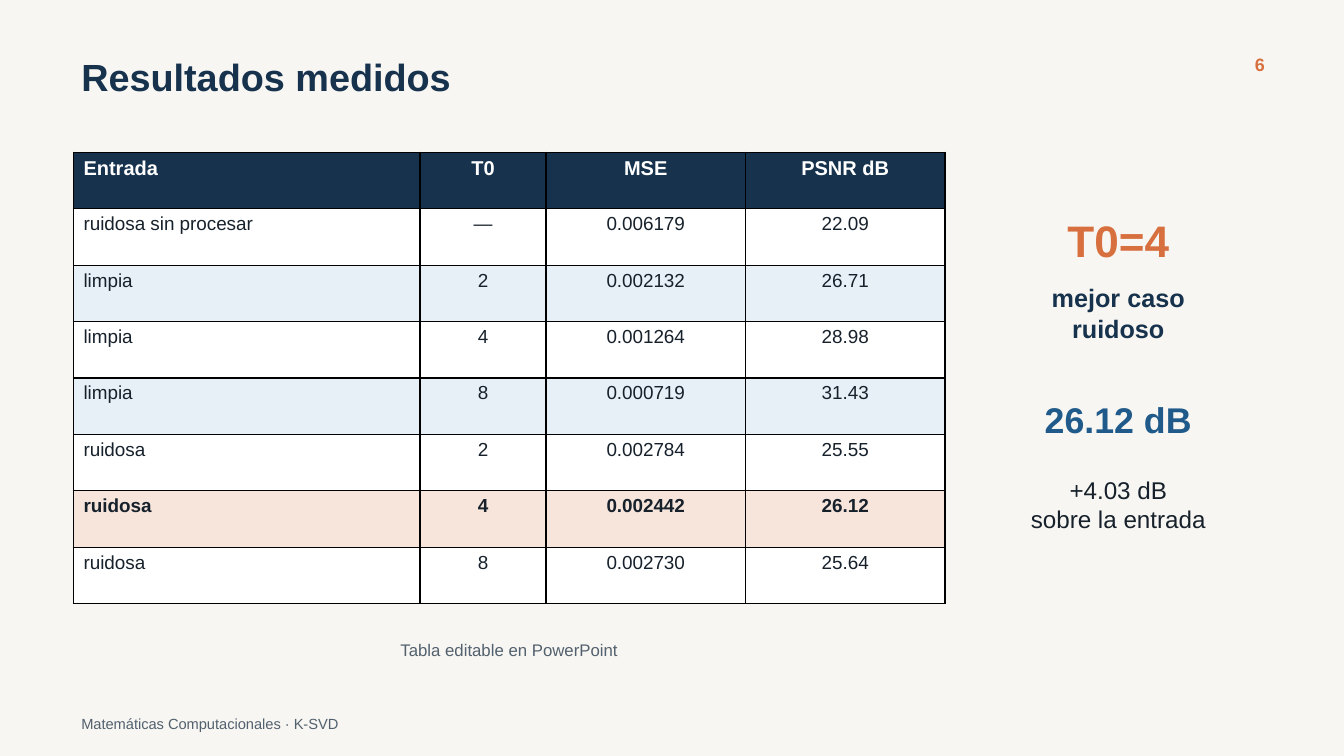
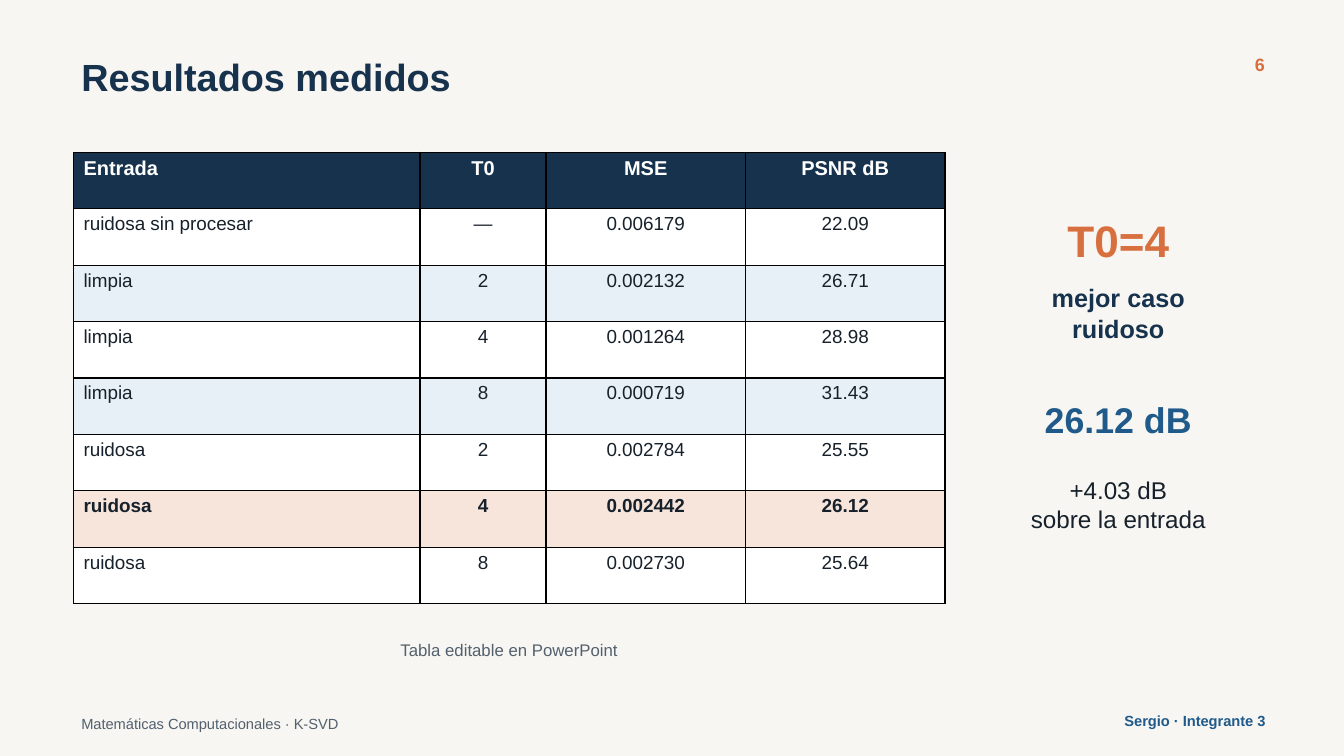
Before and after one commit to SarahVasquezM/ksvd-image-denoising, a slide deck: slide 6 of 04_final/presentacion_final.pptx. Drawn at 1344x756 pixels with LibreOffice and Linux fonts; fonts in the diff are those of the drawing. Boxes give left, top, right and bottom in pixels: in the first picture for what was removed or moved away, otherwise in the second. Text is boxed around its words. In the diff, an @@ line names an element or a change of style, - is before the commit and + after.

```diff
--- a/04_final/presentacion_final.pptx
+++ b/04_final/presentacion_final.pptx
@@ text added at bbox=[1124, 715, 1265, 729], 10.5 pt, text #1F5A8A, bold @@
+Sergio · Integrante 3
```
Also in this commit, not shown: 7 other slides changed, 20 other files.
